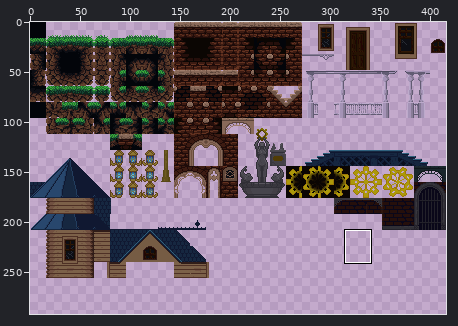
One commit to this sprite sheet: Assets/Sprites/TileSets/City/CityTiles.png. Above, an overview of the earlier version with the close-up marked.
Close-up. First the earlier version:
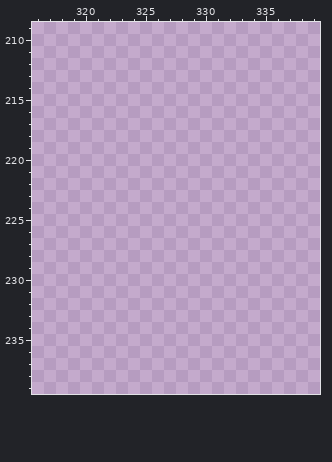
The file is 416x320 pixels. Colours within 5 levels of each other are drawn and written as one. Shown: x 316..339, y 209..239. The wide view leaves out empty margins. The commit also changed other parts of the picture, which this record leaves out.
Now the later version:
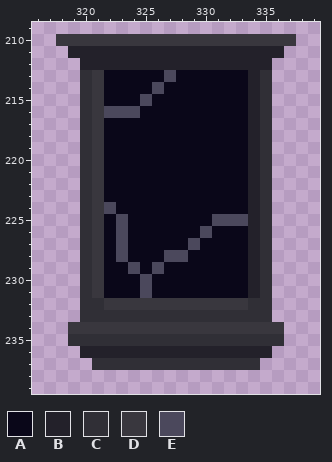
Palette (. is transparent): A #0a0719  B #23212a  C #302f36  D #39373e  E #4b485c
The edit:
@@ x 316..339 @@
 209 ........................
-210 ........................
-211 ........................
-212 ........................
-213 ........................
-214 ........................
-215 ........................
-216 ........................
-217 ........................
-218 ........................
-219 ........................
-220 ........................
-221 ........................
-222 ........................
-223 ........................
-224 ........................
-225 ........................
-226 ........................
-227 ........................
-228 ........................
-229 ........................
-230 ........................
-231 ........................
-232 ........................
-233 ........................
-234 ........................
-235 ........................
-236 ........................
-237 ........................
+210 ..DDDDDDDDDDDDDDDDDDDD..
+211 ...BBBBBBBBBBBBBBBBBB...
+212 ....BBBBBBBBBBBBBBBB....
+213 ....CDAAAAAEAAAAAABC....
+214 ....CDAAAAEAAAAAAABC....
+215 ....CDAAAEAAAAAAAABC....
+216 ....CDEEEAAAAAAAAABC....
+217 ....CDAAAAAAAAAAAABC....
+218 ....CDAAAAAAAAAAAABC....
+219 ....CDAAAAAAAAAAAABC....
+220 ....CDAAAAAAAAAAAABC....
+221 ....CDAAAAAAAAAAAABC....
+222 ....CDAAAAAAAAAAAABC....
+223 ....CDAAAAAAAAAAAABC....
+224 ....CDEAAAAAAAAAAABC....
+225 ....CDAEAAAAAAAEEEBC....
+226 ....CDAEAAAAAAEAAABC....
+227 ....CDAEAAAAAEAAAABC....
+228 ....CDAEAAAEEAAAAABC....
+229 ....CDAAEAEAAAAAAABC....
+230 ....CDAAAEAAAAAAAABC....
+231 ....CDAAAEAAAAAAAABC....
+232 ....CCDDDDDDDDDDDDCC....
+233 ....CCCCCCCCCCCCCCCC....
+234 ...DDDDDDDDDDDDDDDDDD...
+235 ...CCCCCCCCCCCCCCCCCC...
+236 ....BBBBBBBBBBBBBBBB....
+237 .....CCCCCCCCCCCCCC.....
 238 ........................
